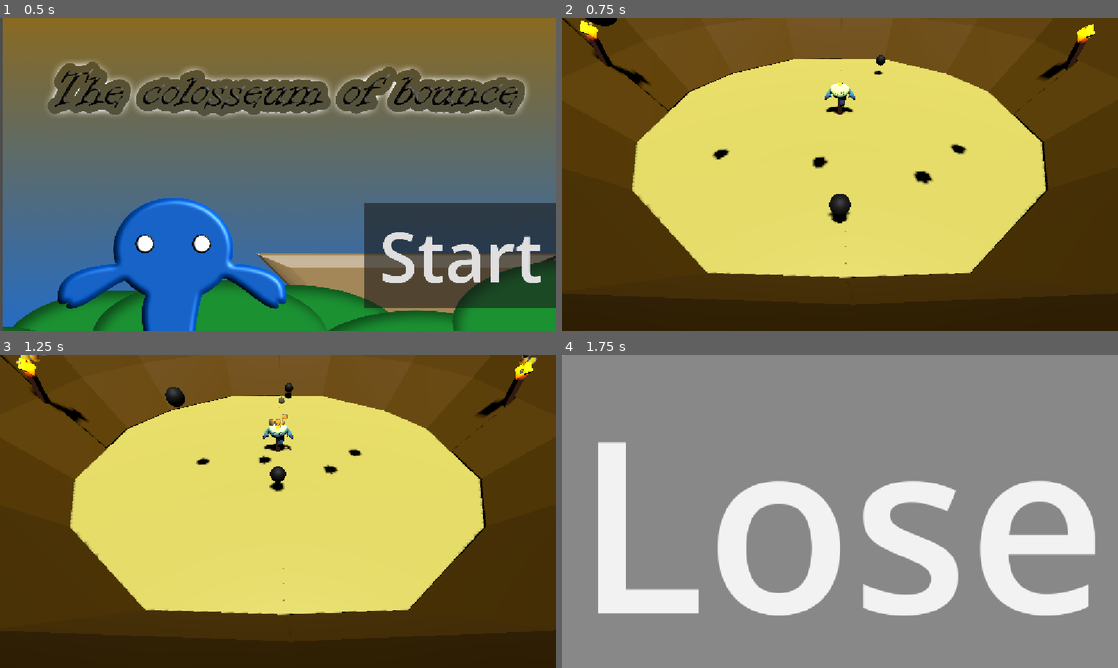
Above: before the commit, frames 1-4 (two rows, left to right).
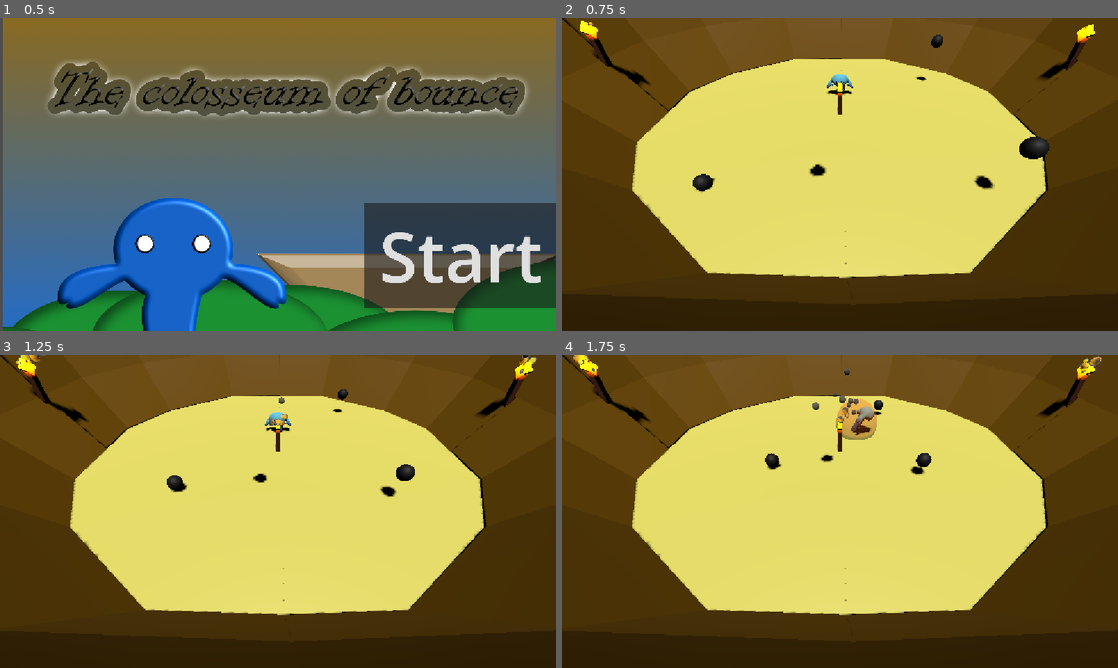
Above: after the commit, the same moments.

Repository: wildevi26250-tech/tcob
Game: Godot game, scene res://Menu.tscn
Two runs of this game, one before a commit and one after it. Both use one fixed random seed, a clock stepped at 60 frames per second and the inputs below.
Inputs:
- Up to frame 1 (0.5 s): no input
- Up to frame 2 (0.75 s): click "Start" at 0.5 s
- Up to frame 3 (1.25 s): no input
- Up to frame 4 (1.75 s): hold D (right) from 1.28 s (still down); tap X (Shield) at 1.35 s

Frame 1 is identical in both runs. In frame 2, 2.0% of the frame differs, in the area x 4-88%, y 0-66%; in frame 3, 1.5%; in frame 4, 100%, in the area x 0-100%, y 0-100%.

Commit message:
stuff

Diff:
--- a/Enemy.tscn
+++ b/Enemy.tscn
@@ -91,6 +91,7 @@
 mesh = SubResource("CapsuleMesh_ly3xq")
 
 [node name="CollisionShape3D" type="CollisionShape3D" parent="RigidBody3D" unique_id=1880098749]
+transform = Transform3D(0.91, 0, 0, 0, 0.91, 0, 0, 0, 0.91, 0, 0, 0)
 shape = SubResource("SphereShape3D_p3a75")
 
 [node name="Timer" type="Timer" parent="." unique_id=1820526268]
@@ -100,6 +101,8 @@
 libraries/ = SubResource("AnimationLibrary_qp131")
 
 [node name="Area3D" type="Area3D" parent="." unique_id=1925471517]
+collision_layer = 3
+collision_mask = 3
 
 [node name="CollisionShape3D" type="CollisionShape3D" parent="Area3D" unique_id=1433430084]
 shape = SubResource("SphereShape3D_p3a75")
--- a/Enemy_movement.gd
+++ b/Enemy_movement.gd
@@ -14,21 +14,13 @@
 	linear_velocity.y -= 0.0918
 
 func _process(delta: float) -> void:
-	if Global.bounce == 1:
-		linear_velocity.x += randf_range(-40, 40)
-		linear_velocity.z += randf_range(-40, 40)
-		linear_velocity.y += randf_range(-15, 15)
-		enemy_anim.play("Bounce")
+	#if Global.bounce == 1:
+		#linear_velocity.x += randf_range(-40, 40)
+		#linear_velocity.z += randf_range(-40, 40)
+		#linear_velocity.y += randf_range(-15, 15)
+		#enemy_anim.play("Bounce")
+		pass
 
 
 func _on_timer_timeout() -> void:
 	pass
-
-
-
-
-func _on_area_3d_area_entered(area: Area3D) -> void:
-	linear_velocity.x += randf_range(-40, 40)
-	linear_velocity.z += randf_range(-40, 40)
-	linear_velocity.y += randf_range(-15, 15)
-	enemy_anim.play("Bounce")
--- a/Main.tscn
+++ b/Main.tscn
@@ -11,13 +11,10 @@
 transform = Transform3D(1, 0, 0, 0, 1, 0, 0, 0, 1, 8.518562, -24.089752, 16.100014)
 
 [node name="CharacterBody3D" parent="." unique_id=1254943193 instance=ExtResource("1_uu6xs")]
-transform = Transform3D(4.5184035, 0, 0, 0, 4.5184035, 0, 0, 0, 4.5184035, 0, 1.1872158, 0)
+transform = Transform3D(4.5184035, 0, 0, 0, 4.5184035, 0, 0, 0, 4.5184035, 0, -0.040961266, -6.5641174)
 
 [node name="colosseum" parent="." unique_id=42025773 instance=ExtResource("3_cm0pq")]
 transform = Transform3D(4, 0, 0, 0, 4, 0, 0, 0, 4, 0, -1.2340775, 0)
-
-[node name="Node3D" parent="." unique_id=1831731075 instance=ExtResource("3_r0du0")]
-transform = Transform3D(1, 0, 0, 0, 1, 0, 0, 0, 1, 0, 2.0222034, 23.06977)
 
 [node name="WorldEnvironment" type="WorldEnvironment" parent="." unique_id=1814773619]
 
@@ -29,20 +26,14 @@
 transform = Transform3D(1, 0, 0, 0, 0.67236793, 0.7402171, 0, -0.7402171, 0.67236793, 0, 16.897675, 29.50572)
 script = ExtResource("3_fos0i")
 
-[node name="Node3D2" parent="." unique_id=1123544820 instance=ExtResource("3_r0du0")]
-transform = Transform3D(1, 0, 0, 0, 1, 0, 0, 0, 1, 10.589191, 23.223652, 23.311226)
-
 [node name="Node3D3" parent="." unique_id=816945355 instance=ExtResource("3_r0du0")]
 transform = Transform3D(1, 0, 0, 0, 1, 0, 0, 0, 1, -1.9422817, 23.223652, 20.806656)
 
 [node name="Node3D4" parent="." unique_id=374597255 instance=ExtResource("3_r0du0")]
-transform = Transform3D(1, 0, 0, 0, 1, 0, 0, 0, 1, 16.79327, 23.223652, 18.291012)
+transform = Transform3D(1, 0, 0, 0, 1, 0, 0, 0, 1, 16.79327, 5.7436714, 18.291012)
 
 [node name="Node3D5" parent="." unique_id=1011921329 instance=ExtResource("3_r0du0")]
-transform = Transform3D(1, 0, 0, 0, 1, 0, 0, 0, 1, 23.51, 17.538002, -20.815575)
+transform = Transform3D(1, 0, 0, 0, 1, 0, 0, 0, 1, 17.393911, 6.4550095, -9.549388)
 
 [node name="Node3D6" parent="." unique_id=1170534826 instance=ExtResource("3_r0du0")]
-transform = Transform3D(1, 0, 0, 0, 1, 0, 0, 0, 1, -15.425949, 15.086216, 17.103058)
-
-[node name="Node3D8" parent="." unique_id=402673800 instance=ExtResource("3_r0du0")]
-transform = Transform3D(1, 0, 0, 0, 1, 0, 0, 0, 1, 8.7614155, 2.0027332, -11.979145)
+transform = Transform3D(1, 0, 0, 0, 1, 0, 0, 0, 1, -15.425949, -1.3324776, 17.103058)
--- a/colosseum.tscn
+++ b/colosseum.tscn
@@ -147,7 +147,7 @@
 shape = SubResource("BoxShape3D_kykt3")
 
 [node name="CollisionShape3D" type="CollisionShape3D" parent="StaticBody3D2" unique_id=1081577159]
-transform = Transform3D(1, 0, 0, 0, 1, 0, 0, 0, 1, 0, -0.022535324, 0)
+transform = Transform3D(1, 0, 0, 0, 1, 0, 0, 0, 1, 0, -0.28730106, 0)
 shape = SubResource("BoxShape3D_kne1u")
 
 [node name="Torch" parent="." unique_id=2021742648 instance=ExtResource("1_voh5k")]
--- a/enemy.gd
+++ b/enemy.gd
@@ -1,7 +1,7 @@
 extends Node3D
 @onready var ball_scene = preload("res://Enemy.tscn")
 
-const SPEED = 20.0
+const SPEED = 12.0
 const JUMP_VELOCITY = 4.5
 const rotation_speed = 2.1
 var velocity2 = Vector3()
--- a/force_field.gd
+++ b/force_field.gd
@@ -3,6 +3,9 @@
 var start_cooldown = 0
 
 @onready var force_play = $AnimationPlayer
+
+func _ready() -> void:
+	force_play.play("RESET")
 
 func _process(delta: float) -> void:
 	cooldown = cooldown + 1
Not shown, changed: build/index.pck
Not shown, changed: build/index.zip
